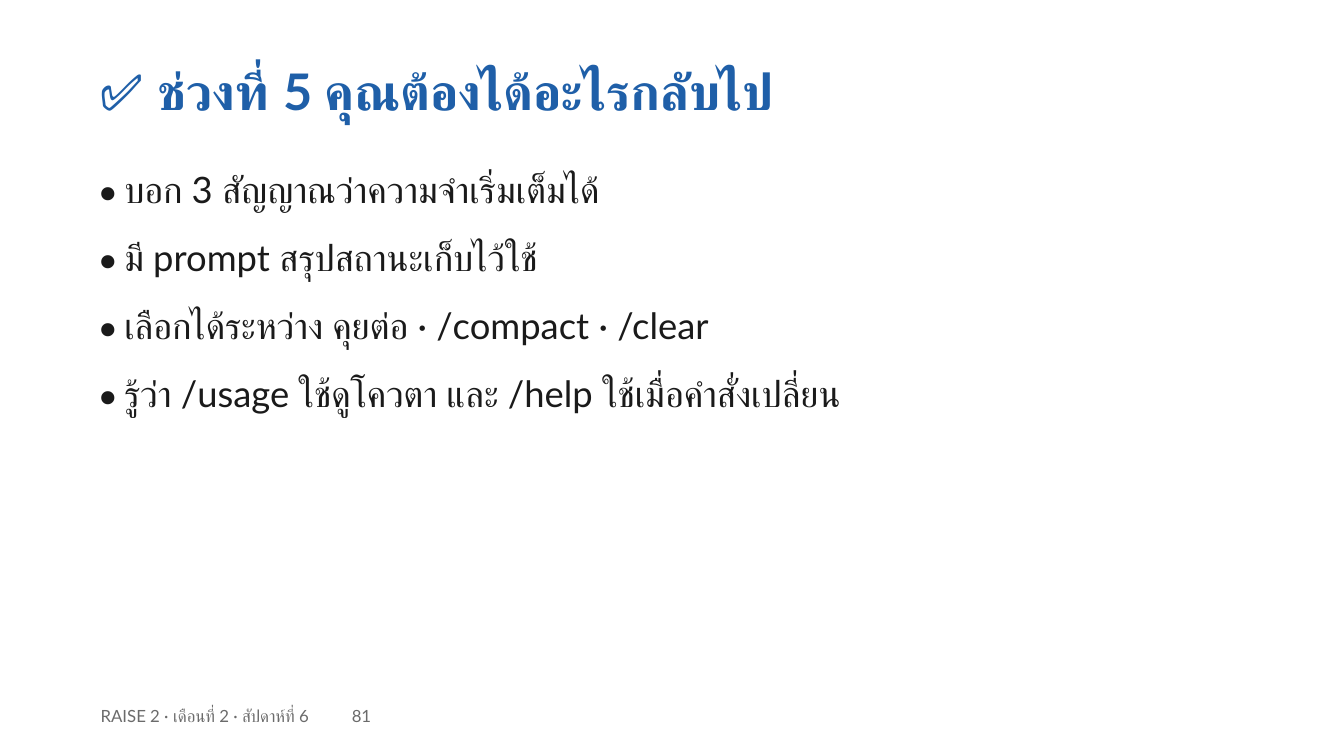
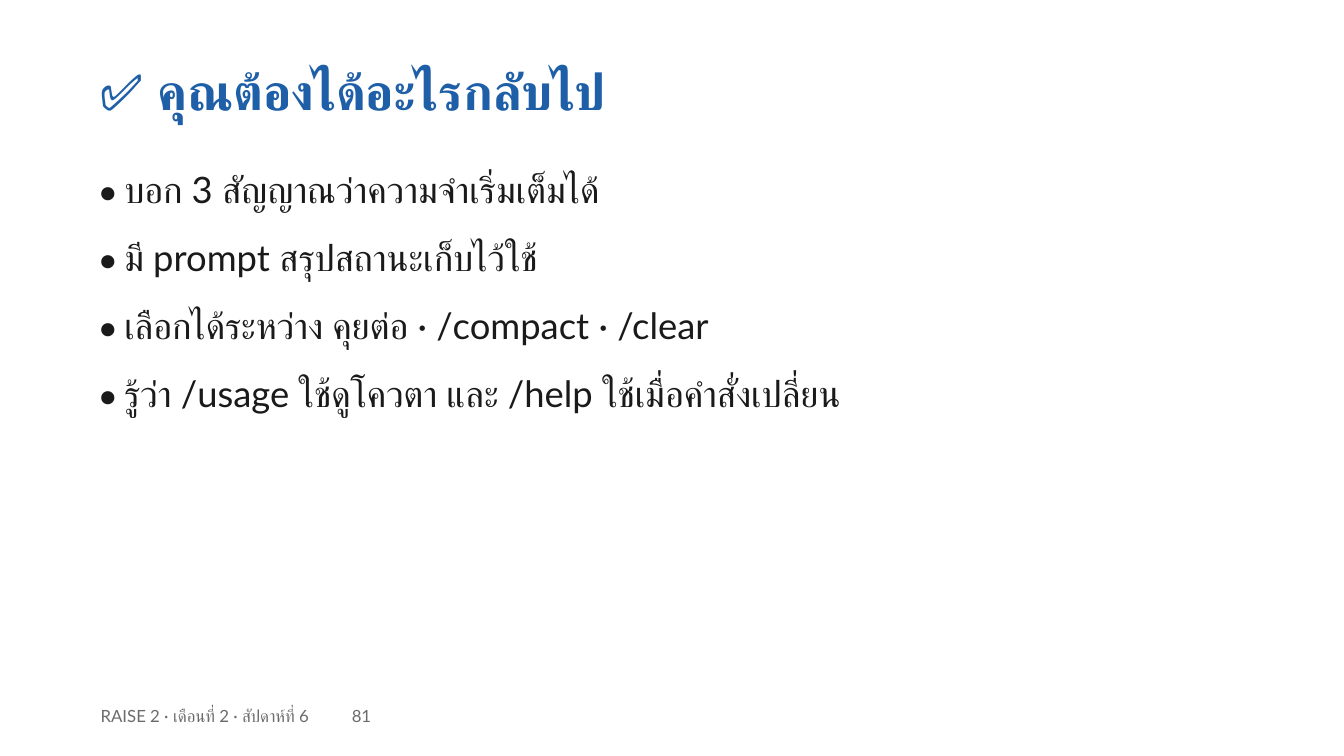
Before and after one commit to cnacha-mfu/raise2-module2, a slide deck: slide 35 of materials/week6/w6-slides.pptx (slide 81 before the commit). Drawn at 1344x756 pixels with LibreOffice and Linux fonts; fonts in the diff are those of the drawing. Boxes give left, top, right and bottom in pixels: in the first picture for what was removed or moved away, otherwise in the second. Text is boxed around its words. In the diff, an @@ line names an element or a change of style, - is before the commit and + after.

```diff
--- a/materials/week6/w6-slides.pptx
+++ b/materials/week6/w6-slides.pptx
@@ text at (157, 71, 606, 123): text changed @@
-✅ ช่วงที่ 5 คุณต้องได้อะไรกลับไป
+✅ คุณต้องได้อะไรกลับไป
```
Also in this commit, not shown: 15 other slides changed, 3 slides added, 2 other files.
